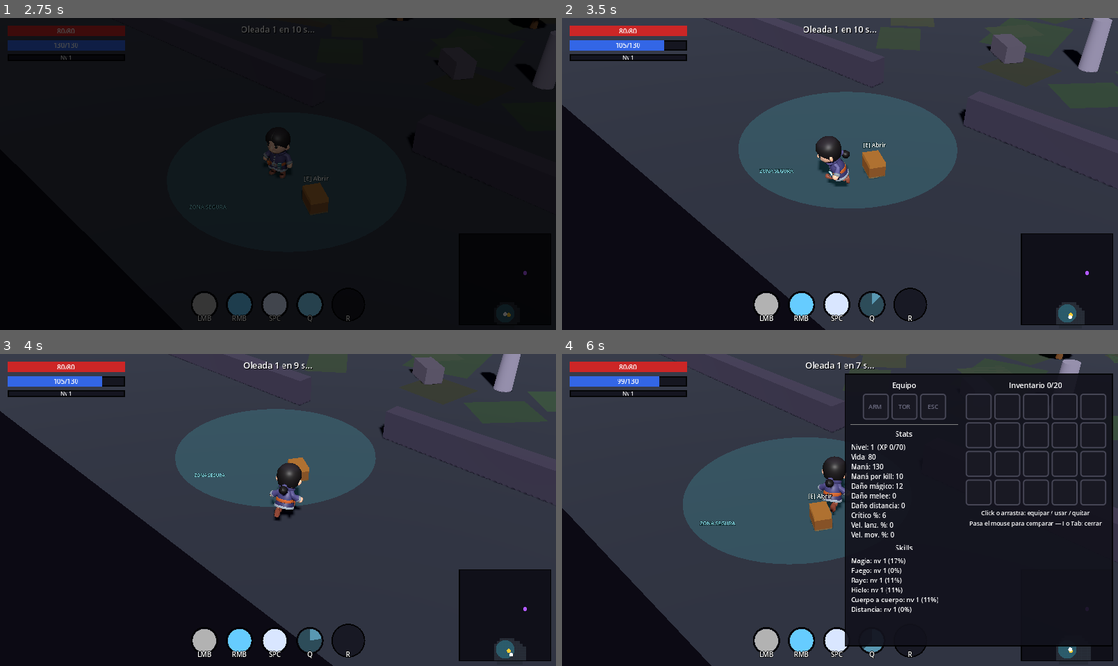
Above: before the commit, frames 1-4 (two rows, left to right).
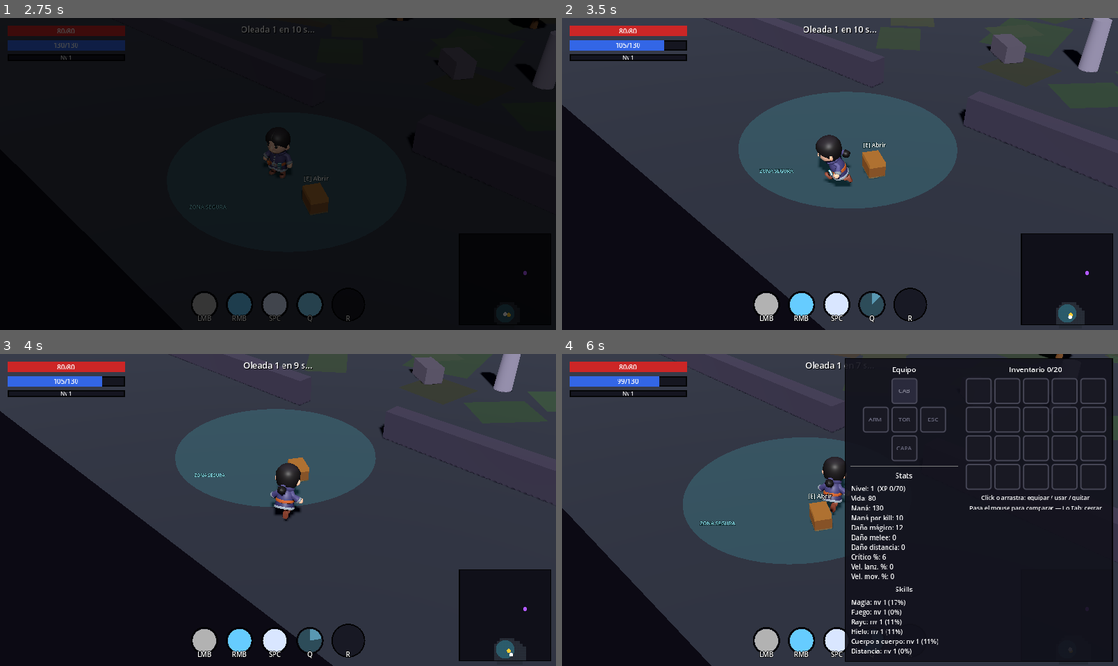
Above: after the commit, the same moments.

Repository: meatxsucks/godot-game
Game: Godot game, scene res://scenes/ui/MainMenu.tscn
Same seed, same stepped clock (60 frames per second), same inputs: the game is played once before the commit and once after it.
Inputs (mouse positions are in pixels of both pictures, inside the frame that each line leads up to):
- Up to frame 1 (2.75 s): click "Comenzar" at 0.5 s; move the mouse to (400, 158) at 1.27 s; hold D (move_right) 1.28-2 s; tap Space (ability_dash) at 1.35 s; click "Elegir" at 2 s
- Up to frame 2 (3.5 s): move the mouse to (728, 189) at 2.77 s; hold S (move_down) from 2.78 s (still down); tap Q (ability_nova) at 2.85 s
- Up to frame 3 (4 s): move the mouse to (333, 441) at 3.52 s; release S (move_down) at 3.53 s; hold D (move_right) from 3.53 s (still down); tap R (ability_super) at 3.6 s
- Up to frame 4 (6 s): move the mouse to (812, 572) at 4.27 s; release D (move_right) at 4.28 s; hold W (move_up) 4.28-5.03 s; click (812, 572) at 4.35 s; move the mouse to (1006, 556) at 5.02 s; hold A (move_left) 5.03-5.75 s; right-click (1006, 556) at 5.1 s; tap I (toggle_inventory) at 5.65 s; click (906, 391) at 5.75 s, where only the run after the commit has a clickable "CAB"

Frame 1 is identical in both runs. In frame 2, 0.2% of the frame differs, in the area x 45-53%, y 37-54%; in frame 3, 0.2%; in frame 4, 9.8%, in the area x 46-100%, y 1-99%.

Commit message:
Fix playtest: vuelve la variedad de equipo (8 ítems/5 slots), patinaje real y supers al frente DE VERDAD
- Restaurados Sombrero (cabeza) y NUEVA Capa de lana (slot capa, +velocidad):
  8 ítems y 5 slots (arma/cabeza/túnica/capa/escudo-orbe), la cruz del
  panel vuelve a 3x3; el cofre entrega bastón+túnica+sombrero+capa+offhand
- Visuales: sombrero/casco integrados (Mago/Guerrero; el Rogue no trae),
  capa = meshes _Cape de las 3 clases, y la Túnica TIÑE el torso al
  equiparla — todo lo que te pones se nota
- Patinaje: speed_scale ahora usa la VELOCIDAD REAL medida (clamp 0.8-3.0),
  player y enemigos
- Supers: la posición se asigna ANTES de add_child — la tormenta calculaba
  sus objetivos en _ready alrededor del ORIGEN del mapa (por eso caía 'en
  cualquier lado' desde siempre); ahora cae al frente del personaje.
  Mismo fix preventivo en las novas (_spawn_nova)

Diff:
--- a/scripts/abilities/ability.gd
+++ b/scripts/abilities/ability.gd
@@ -68,11 +68,12 @@
 
 ## Helper compartido: AoE expansivo centrado en el personaje (novas, tajos,
 ## gritos, torbellinos — todos usan frost_nova.gd con otra escena).
+## La posición va ANTES de add_child (el _ready arma el tween en su sitio).
 func _spawn_nova(player, scene: PackedScene, stat: StringName, multiplier: float) -> bool:
 	var result: Array = player.stats.roll_spell_damage(stat, multiplier)
 	var nova = scene.instantiate()
+	nova.position = player.global_position
 	player.get_parent().add_child(nova)
-	nova.global_position = player.global_position
 	if nova.has_method("setup"):
 		nova.setup(result[0], player, result[1])
 	return true
--- a/scripts/abilities/arrow_rain_ability.gd
+++ b/scripts/abilities/arrow_rain_ability.gd
@@ -23,9 +23,10 @@
 		return false
 	FX.shake(0.4)
 	var result: Array = player.stats.roll_spell_damage(&"ranged_damage", 1.2)
+	# Posición ANTES de add_child (los objetivos se calculan en _ready).
 	var rain = SCENE.instantiate()
+	rain.position = player.get_front_point()
 	player.get_parent().add_child(rain)
-	rain.global_position = player.get_front_point()
 	if rain.has_method("setup"):
 		rain.setup(result[0], player)
 	return true
--- a/scripts/abilities/meteor_storm_ability.gd
+++ b/scripts/abilities/meteor_storm_ability.gd
@@ -24,9 +24,11 @@
 		return false
 	FX.shake(0.4)
 	var result: Array = player.stats.roll_spell_damage(&"fire_damage", 1.5)
+	# La posición va ANTES de add_child: la tormenta calcula sus objetivos
+	# en _ready (asignarla después la hacía caer alrededor del origen).
 	var storm = SCENE.instantiate()
+	storm.position = player.get_front_point()
 	player.get_parent().add_child(storm)
-	storm.global_position = player.get_front_point()
 	if storm.has_method("setup"):
 		storm.setup(result[0], player)
 	return true
--- a/scripts/enemies/slime.gd
+++ b/scripts/enemies/slime.gd
@@ -149,11 +149,12 @@
 	if _anim_lock > 0.0:
 		_anim_lock -= delta
 		return
+	var horizontal_speed := Vector2(velocity.x, velocity.z).length()
 	var target: String = anims.get("run", "") if direction != Vector3.ZERO else anims.get("idle", "")
 	if target != "" and _model_anim.current_animation != target:
 		_model_anim.play(target, 0.15)
-	# Sin patinar: la anim acompaña la velocidad real del enemigo.
-	_model_anim.speed_scale = (speed * _slow_mult) / 3.2 if direction != Vector3.ZERO else 1.0
+	# Sin patinar: la anim acompaña la velocidad REAL medida del enemigo.
+	_model_anim.speed_scale = clampf(horizontal_speed / 2.2, 0.7, 3.0) if direction != Vector3.ZERO else 1.0
 
 func _play_locked(key: String, max_lock: float = 0.6) -> void:
 	if _model_anim == null or not anims.has(key):
--- a/scripts/loot/loot_database.gd
+++ b/scripts/loot/loot_database.gd
@@ -73,7 +73,9 @@
 		_base(&"sword_war", "Espadón de guerra", &"sword", &"weapon", {&"spell_damage": 16.0, &"melee_damage": 10.0, &"ranged_damage": 10.0}, true),
 		_base(&"shield_wood", "Escudo de madera", &"shield", &"offhand", {&"max_health": 30.0, &"res_fire": 10.0, &"res_cold": 10.0, &"res_lightning": 10.0}),
 		_base(&"orb_quartz", "Orbe de cuarzo", &"orb", &"offhand", {&"max_mana": 40.0, &"mana_regen": 4.0}),
-		_base(&"robe_linen", "Túnica de lino", &"armor", &"armor", {&"max_health": 35.0, &"move_speed": 4.0}),
+		_base(&"robe_linen", "Túnica de lino", &"armor", &"armor", {&"max_health": 35.0}),
+		_base(&"hat_cloth", "Sombrero de tela", &"helmet", &"head", {&"max_mana": 25.0, &"max_health": 10.0}),
+		_base(&"cape_wool", "Capa de lana", &"cape", &"cape", {&"max_health": 10.0, &"move_speed": 4.0}),
 	]
 
 func _build_potions() -> void:
@@ -110,8 +112,8 @@
 		_affix(&"res_cold", "del Invierno", K.SUFFIX, &"res_cold", "Resist. al hielo", M.PERCENT, 5, 15, 0.3, 55, T.UNCOMMON, [], [&"defense", &"cold"]),
 		_affix(&"res_light", "de la Tormenta", K.SUFFIX, &"res_lightning", "Resist. al rayo", M.PERCENT, 5, 15, 0.3, 55, T.UNCOMMON, [], [&"defense", &"lightning"]),
 		_affix(&"area", "del Coloso", K.SUFFIX, &"area", "Área de efecto", M.PERCENT, 4, 10, 0.2, 35, T.EPIC, [], [&"utility"]),
-		# Solo túnicas: velocidad de movimiento (FLAT = puntos de % directos).
-		_affix(&"move_speed", "del Viento", K.SUFFIX, &"move_speed", "Vel. de movimiento", M.FLAT, 3, 8, 0.2, 50, T.UNCOMMON, [&"armor"], [&"utility"]),
+		# Solo capas: velocidad de movimiento (FLAT = puntos de % directos).
+		_affix(&"move_speed", "del Viento", K.SUFFIX, &"move_speed", "Vel. de movimiento", M.FLAT, 3, 8, 0.2, 50, T.UNCOMMON, [&"cape"], [&"utility"]),
 	]
 
 func _build_legendaries() -> void:
--- a/scripts/player/equipment_visuals.gd
+++ b/scripts/player/equipment_visuals.gd
@@ -18,12 +18,22 @@
 	&"orb_quartz": {"scene": "res://assets/kaykit/props/spellbook_open.gltf", "hand": "l"},
 }
 
-## Meshes integrados por clase → id de base que los enciende (túnica = capa).
+## Meshes integrados por clase → id de base que los enciende.
+## Sombrero: hat/helmet (el Rogue no trae — sin visual en el Explorador).
+## Capa: los meshes _Cape. Túnica: tiñe el torso (ver ROBE_TINT).
 const BUILTIN_VISUALS := {
-	&"mage": {&"robe_linen": "Mage_Cape"},
-	&"warrior": {&"robe_linen": "Knight_Cape"},
-	&"ranger": {&"robe_linen": "Rogue_Cape"},
+	&"mage": {&"hat_cloth": "Mage_Hat", &"cape_wool": "Mage_Cape"},
+	&"warrior": {&"hat_cloth": "Knight_Helmet", &"cape_wool": "Knight_Cape"},
+	&"ranger": {&"cape_wool": "Rogue_Cape"},
 }
+
+## Mesh del torso por clase (la Túnica lo tiñe para verse puesta).
+const BODY_MESH := {
+	&"mage": "Mage_Body",
+	&"warrior": "Knight_Body",
+	&"ranger": "Rogue_Body",
+}
+const ROBE_TINT := Color(0.7, 0.78, 1.2)
 
 ## TODOS los meshes de accesorio integrados: se ocultan al inicio y solo
 ## se encienden los mapeados arriba.
@@ -37,14 +47,26 @@
 var _meshes := {} # nombre -> MeshInstance3D (integrados)
 var _attach_r: BoneAttachment3D = null
 var _attach_l: BoneAttachment3D = null
+var _body_mesh: MeshInstance3D = null
+var _robe_material: StandardMaterial3D = null
 
 ## Registra meshes, crea los anclajes de mano y se conecta al equipo.
 func setup(player: Node, model: Node) -> void:
 	_player = player
 	var managed: Array = ACCESSORY_MESHES.get(Game.selected_class, [])
+	var body_name: String = BODY_MESH.get(Game.selected_class, "")
 	for mesh in model.find_children("*", "MeshInstance3D", true, false):
 		if managed.has(String(mesh.name)):
 			_meshes[String(mesh.name)] = mesh
+		elif String(mesh.name) == body_name:
+			_body_mesh = mesh
+
+	# Material teñido para la Túnica (se aplica como override al equiparla).
+	if _body_mesh and _body_mesh.mesh and _body_mesh.mesh.get_surface_count() > 0:
+		var base_mat = _body_mesh.mesh.surface_get_material(0)
+		if base_mat:
+			_robe_material = base_mat.duplicate()
+			_robe_material.albedo_color = ROBE_TINT
 
 	# Anclajes en los huesos de las manos del rig KayKit.
 	var skeletons := model.find_children("*", "Skeleton3D", true, false)
@@ -70,11 +92,13 @@
 
 ## Sincroniza el visual completo con el equipo actual.
 func refresh() -> void:
-	# Apagar todo (integrados) y vaciar las manos.
+	# Apagar todo (integrados), vaciar manos y quitar el tinte de túnica.
 	for mesh in _meshes.values():
 		mesh.visible = false
 	_clear_hand(_attach_r)
 	_clear_hand(_attach_l)
+	if _body_mesh:
+		_body_mesh.set_surface_override_material(0, null)
 
 	var builtin: Dictionary = BUILTIN_VISUALS.get(Game.selected_class, {})
 	for slot in _player.stats.equipment:
@@ -87,6 +111,10 @@
 		var mesh_name: String = builtin.get(id, "")
 		if mesh_name != "" and _meshes.has(mesh_name):
 			_meshes[mesh_name].visible = true
+
+		# Túnica: tiñe el torso para verse puesta.
+		if id == &"robe_linen" and _body_mesh and _robe_material:
+			_body_mesh.set_surface_override_material(0, _robe_material)
 
 		# Prop en la mano.
 		if PROPS.has(id):
--- a/scripts/player/player_controller.gd
+++ b/scripts/player/player_controller.gd
@@ -145,12 +145,13 @@
 	if _attack_lock > 0.0:
 		_attack_lock -= delta
 		return
-	var moving := Vector2(velocity.x, velocity.z).length() > 0.5
+	var horizontal_speed := Vector2(velocity.x, velocity.z).length()
+	var moving := horizontal_speed > 0.5
 	var target: String = _anims.get("run", "") if moving else _anims.get("idle", "")
 	if target != "" and _model_anim.current_animation != target:
 		_model_anim.play(target, 0.15)
-	# Sin patinar: la anim de correr acompaña la velocidad real.
-	_model_anim.speed_scale = current_speed() / 3.2 if moving else 1.0
+	# Sin patinar: la anim de correr acompaña la velocidad REAL medida.
+	_model_anim.speed_scale = clampf(horizontal_speed / 2.2, 0.8, 3.0) if moving else 1.0
 
 func _play_attack_animation() -> void:
 	if _model_anim == null:
--- a/scripts/ui/inventory_panel.gd
+++ b/scripts/ui/inventory_panel.gd
@@ -2,16 +2,20 @@
 ## Click en un ítem del inventario = equipar; click en un slot de equipo = quitar.
 extends PanelContainer
 
-## Fila de equipo: 3 slots, todos con visual en el personaje.
+## Cruz de equipo: sombrero arriba, arma|túnica|escudo al medio, capa abajo.
 const EQUIP_LAYOUT: Array[StringName] = [
+	&"", &"head", &"",
 	&"weapon", &"armor", &"offhand",
+	&"", &"cape", &"",
 ]
 
 ## Etiqueta de cada slot de equipo cuando está vacío.
 const SLOT_LABELS := {
+	&"head": "CAB",
 	&"weapon": "ARM",
 	&"armor": "TOR",
 	&"offhand": "ESC",
+	&"cape": "CAPA",
 }
 
 ## Stats mostrados en el bloque de Stats: [stat, etiqueta].
--- a/scripts/world/chest.gd
+++ b/scripts/world/chest.gd
@@ -59,6 +59,8 @@
 	var items: Array[LootItem] = [
 		Loot.generate_random_item(loot_level, &"staff"),
 		Loot.generate_random_item(loot_level, &"armor"),
+		Loot.generate_random_item(loot_level, &"helmet"),
+		Loot.generate_random_item(loot_level, &"cape"),
 		Loot.generate_random_item(loot_level, offhand_type),
 	]
 	for i in health_potions:
